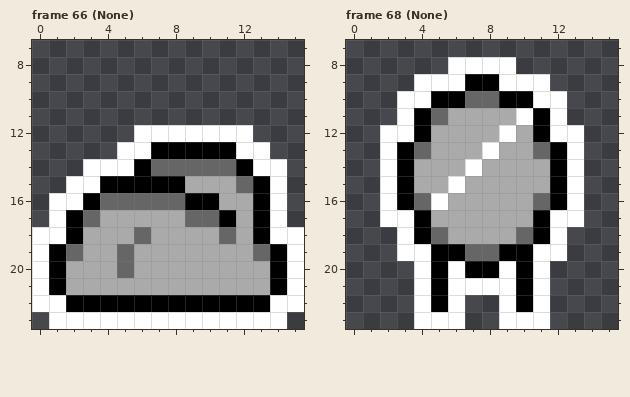
Pixel-art file: assets/towers.aseprite. Above is the file before it was changed.
16x24 pixels, 68 frames. Shown: frame 66 (None): x 0..15, y 7..23; frame 68 (None): x 0..15, y 7..23. The commit also changed other frames, which this record leaves out.
The result:
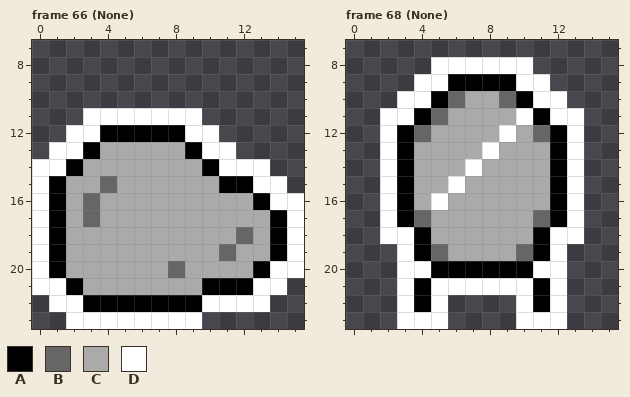
Palette (. is transparent): A #000000  B #666666  C #aaaaaa  D #ffffff
Change:
--- frame 66 (None)
@@ x 0..15 @@
 10 ................
-11 ................
-12 ......DDDDDDD...
-13 .....DDAAAAADD..
-14 ...DDDABBBBBADD.
-15 ..DDAAAAACCCBAD.
-16 .DDABBBBBAACCAD.
-17 .DABCCCCCBBACAD.
-18 DDACCCBCCCCBCADD
-19 DABCCBCCCCCCCBAD
-20 DACCCBCCCCCCCCAD
-21 DACCCCCCCCCCCCAD
-22 DDAAAAAAAAAAAADD
-23 .DDDDDDDDDDDDDD.
+11 ...DDDDDDD......
+12 ..DDAAAAADD.....
+13 .DDACCCCCADD....
+14 DDACCCCCCCADDD..
+15 DACCBCCCCCCAADD.
+16 DACBCCCCCCCCCADD
+17 DACBCCCCCCCCCCAD
+18 DACCCCCCCCCCBCAD
+19 DACCCCCCCCCBCCAD
+20 DACCCCCCBCCCCADD
+21 DDACCCCCCCAAADD.
+22 .DDAAAAAAADDDD..
+23 ..DDDDDDDD......
--- frame 68 (None)
@@ x 0..15 @@
  7 ................
- 8 ......DDDD......
- 9 ....DDDAADDD....
-10 ...DDAABBAADD...
-11 ...DABCCCCDAD...
-12 ..DDACCCCDCADD..
-13 ..DABCCCDCCBAD..
+ 8 .....DDDDDD.....
+ 9 ....DDAAAADD....
+10 ...DDABCCBADD...
+11 ..DDABCCCCDADD..
+12 ..DABCCCCDCBAD..
+13 ..DACCCCDCCCAD..
 14 ..DACCCDCCCCAD..
 15 ..DACCDCCCCCAD..
-16 ..DABDCCCCCBAD..
-17 ..DDACCCCCCADD..
-18 ...DABCCCCBAD...
-19 ...DDAABBAADD...
-20 ....DADAADAD....
-21 ....DADDDDAD....
-22 ....DAD..DAD....
-23 ....DDD..DDD....
+16 ..DACDCCCCCCAD..
+17 ..DABCCCCCCBAD..
+18 ..DDACCCCCCADD..
+19 ...DABCCCCBAD...
+20 ...DDAAAAAADD...
+21 ...DADDDDDDAD...
+22 ...DAD....DAD...
+23 ...DDD....DDD...
